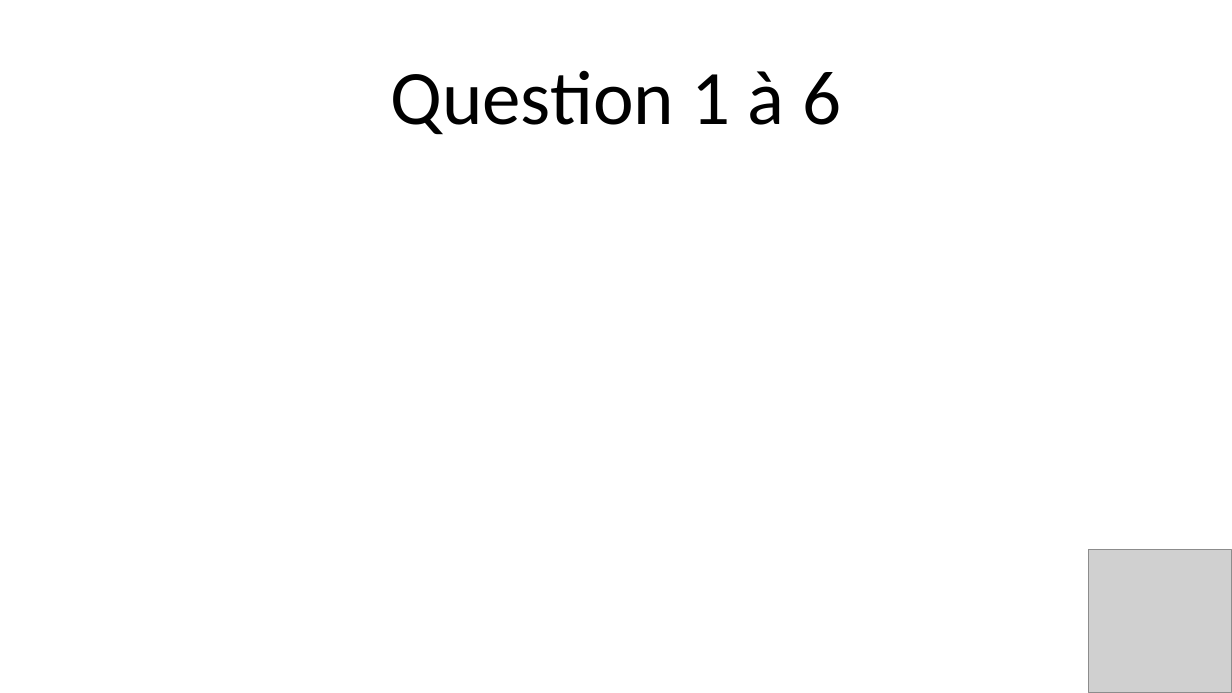
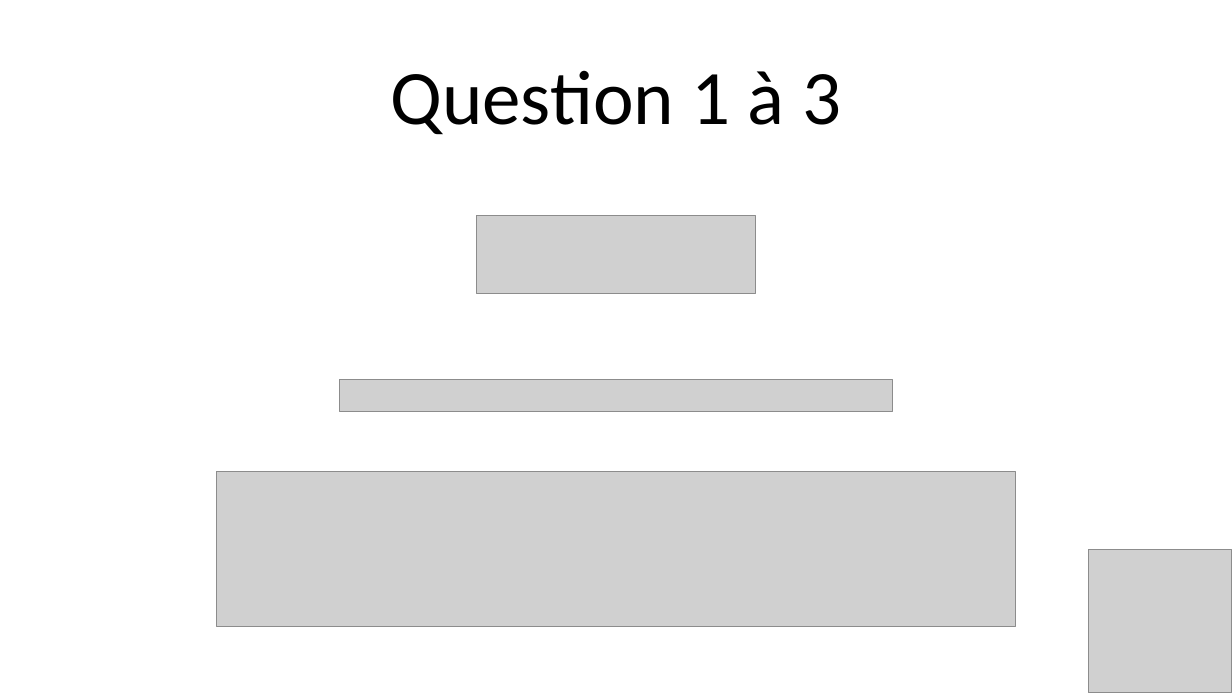
Before and after one commit to Julien-paulet/Projet_7, a slide deck: slide 17 of Présentation.pptx (slide 15 before the commit). Drawn at 1232x693 pixels with LibreOffice and Linux fonts; fonts in the diff are those of the drawing; grey boxes stand for pictures. Boxes give left, top, right and bottom in pixels: in the first picture for what was removed or moved away, otherwise in the second. Text is boxed around its words. In the diff, an @@ line names an element or a change of style, - is before the commit and + after.

```diff
--- a/Présentation.pptx
+++ b/Présentation.pptx
@@ title at [391, 70, 841, 135]: text changed @@
-Question 1 à 6
+Question 1 à 3
@@ picture added at [477, 216, 755, 294] @@
@@ picture added at [339, 380, 893, 411] @@
@@ picture added at [216, 472, 1016, 628] @@
```
Also in this commit, not shown: 13 other slides changed, 11 slides added, 2 slides removed, 3 other files.
